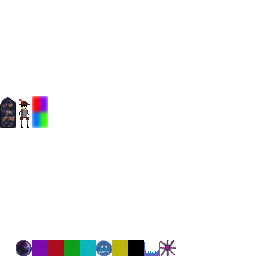
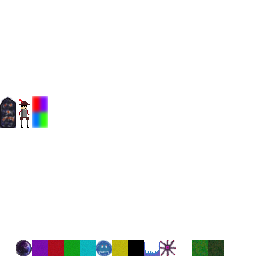
Revision of a layered 256 × 256 image; what changed, layer by layer:
painted on "Background" over [192, 240, 224, 256]
